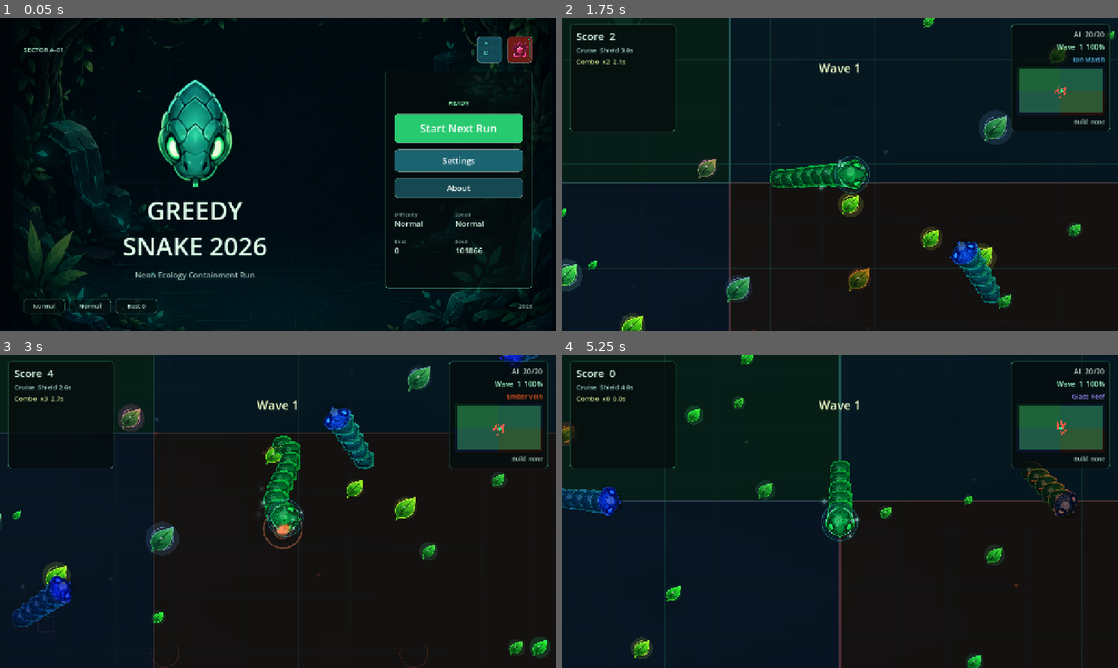
Above: before the commit, frames 1-4 (two rows, left to right).
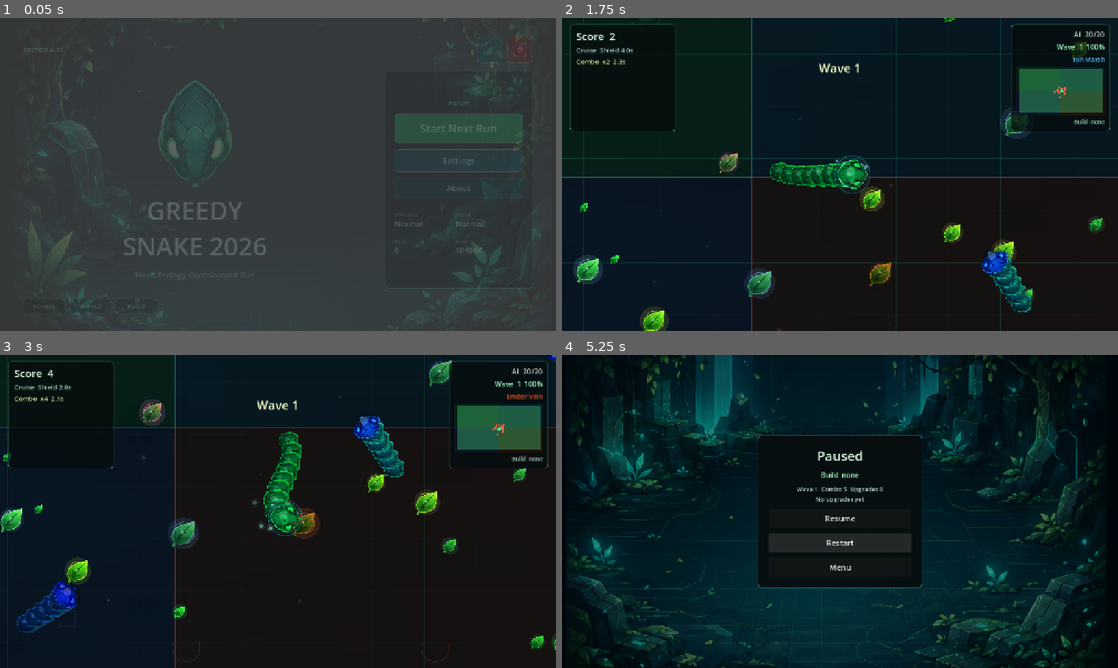
Above: after the commit, the same moments.

Repository: SSC-STUDIO/Greedy-Snake-2026
Game: Godot game, scene res://scenes/Main.tscn
Two runs of this game, one before a commit and one after it. Both use one fixed random seed, a clock stepped at 60 frames per second and the inputs below.
Inputs (mouse positions are in pixels of both pictures, inside the frame that each line leads up to):
- Up to frame 1 (0.05 s): no input
- Up to frame 2 (1.75 s): click "Start Next Run" at 0.5 s; tap Enter at 1.25 s; move the mouse to (962, 158) at 1.27 s; hold Right from 1.28 s (still down); tap 1 at 1.35 s; click (962, 158) at 1.42 s
- Up to frame 3 (3 s): release Right at 2 s; drag from (166, 527) to (250, 574) at 2.02 s; move the mouse to (333, 442) at 2.77 s; hold Right from 2.78 s (still down); tap 3 at 2.85 s
- Up to frame 4 (5.25 s): release Right at 3.5 s; drag from (812, 574) to (673, 464) at 3.52 s; move the mouse to (1006, 558) at 4.27 s; hold Left 4.28-5 s; tap R at 4.35 s; tap Escape at 4.9 s; click "Restart" at 5 s

The runs differ from the first frame. In frame 1, 98% of the frame differs, in the area x 0-100%, y 0-100%; in frame 2, 9.1%; in frame 3, 8.5%; in frame 4, 28%.

Commit message:
feat(ui): add transition animations and polish game details
- Add UiAnimations utility class for reusable animation effects
- SceneRouter: fade-in/fade-out transitions (0.2s/0.25s)
- MainMenu: button press scale animation (0.96x)
- GameOverDialog: fade+scale entry animation
- PauseOverlay: fade+scale entry animation
- UpgradePicker: staggered card entry animation (0.08s delay)
- Hud: score rolling animation and combo pulse highlight

All animations respect SettingsStore.animations_on setting.

Co-Authored-By: Claude Opus 4.6 <noreply@anthropic.com>

Diff:
--- a/scripts/systems/SceneRouter.gd
+++ b/scripts/systems/SceneRouter.gd
@@ -7,6 +7,11 @@
 
 var _root: Node
 var _current_scene: Node
+var _transitioning := false
+
+## 场景切换过渡动画持续时间
+const FADE_OUT_DURATION := 0.2
+const FADE_IN_DURATION := 0.25
 
 func bootstrap(root: Node) -> void:
 	_root = root
@@ -23,6 +28,7 @@
 	_change_to(ABOUT_SCENE)
 
 func start_game() -> void:
+	AudioBus.stop_bgm()
 	_change_to(ARENA_SCENE)
 
 func restart_game() -> void:
@@ -32,15 +38,33 @@
 	get_tree().quit()
 
 func _change_to(scene: PackedScene) -> void:
-	if _root == null:
+	if _root == null or _transitioning:
 		return
+	_transitioning = true
+
+	# 1. 淡出当前场景
 	if _current_scene != null:
+		if SettingsStore.animations_on:
+			var tween := _current_scene.create_tween()
+			tween.tween_property(_current_scene, "modulate:a", 0.0, FADE_OUT_DURATION)
+			await tween.finished
 		_current_scene.queue_free()
 		_current_scene = null
 
+	# 2. 实例化新场景
 	_current_scene = scene.instantiate()
+	if SettingsStore.animations_on:
+		_current_scene.modulate.a = 0.0
 	_root.add_child(_current_scene)
 	_wire_scene(_current_scene)
+
+	# 3. 淡入新场景
+	if SettingsStore.animations_on:
+		var tween := _current_scene.create_tween()
+		tween.tween_property(_current_scene, "modulate:a", 1.0, FADE_IN_DURATION)
+		await tween.finished
+
+	_transitioning = false
 
 func _wire_scene(scene: Node) -> void:
 	if scene.has_signal("start_game_requested"):
--- a/scripts/ui/GameOverDialog.gd
+++ b/scripts/ui/GameOverDialog.gd
@@ -39,6 +39,15 @@
 			record_text = "Best  %d  Gap  %d" % [int(record.get("previous_best", 0)), gap]
 	_record_label.text = "%s  Seed %d" % [record_text, int(summary.get("challenge_seed", RunRecords.daily_seed()))]
 	show()
+
+	# 入场动画：淡入+缩放
+	if SettingsStore.animations_on:
+		modulate.a = 0.0
+		scale = Vector2(0.9, 0.9)
+		var tween := create_tween()
+		tween.set_parallel(true)
+		tween.tween_property(self, "modulate:a", 1.0, 0.35)
+		tween.tween_property(self, "scale", Vector2.ONE, 0.35).set_ease(Tween.EASE_OUT).set_trans(Tween.TRANS_BACK)
 
 func _build() -> void:
 	var background := TextureRect.new()
--- a/scripts/ui/Hud.gd
+++ b/scripts/ui/Hud.gd
@@ -75,6 +75,12 @@
 var _right_panel: PanelContainer
 var _mini_map: MiniMapView
 
+# 动画相关变量
+var _displayed_score := 0
+var _last_combo := 0
+var _score_tween: Tween
+var _combo_tween: Tween
+
 func _ready() -> void:
 	mouse_filter = Control.MOUSE_FILTER_IGNORE
 	_build()
@@ -82,13 +88,26 @@
 func update_snapshot(snapshot: Dictionary) -> void:
 	if _score_label == null:
 		return
-	_set_label_text(_score_label, "Score  %d" % int(snapshot.get("score", 0)))
+
+	# 分数滚动动画
+	var new_score := int(snapshot.get("score", 0))
+	if new_score != _displayed_score:
+		_animate_score(_displayed_score, new_score)
+		_displayed_score = new_score
+
 	_set_label_text(_ai_label, "AI  %d/%d" % [int(snapshot.get("ai_alive", 0)), int(snapshot.get("ai_total", 0))])
 	_set_label_text(_wave_label, "Wave  %d  %.0f%%" % [int(snapshot.get("wave", 1)), float(snapshot.get("pressure", 1.0)) * 100.0])
 	_set_label_text(_terrain_label, String(snapshot.get("terrain_name", "Unknown Sector")))
 	var terrain_color: Color = snapshot.get("terrain_color", Color(0.66, 1.0, 0.8))
 	_terrain_label.add_theme_color_override("font_color", Color(terrain_color.r, terrain_color.g, terrain_color.b, 0.95))
-	_set_label_text(_combo_label, "Combo  x%d  %.1fs" % [int(snapshot.get("combo", 0)), float(snapshot.get("combo_time", 0.0))])
+
+	# 连击高亮动画
+	var combo := int(snapshot.get("combo", 0))
+	if combo > _last_combo and combo > 1:
+		_combo_pulse()
+	_last_combo = combo
+	_set_label_text(_combo_label, "Combo  x%d  %.1fs" % [combo, float(snapshot.get("combo_time", 0.0))])
+
 	var tags: Array = snapshot.get("build_tags", [])
 	_set_label_text(_build_label, "Build  %s" % (", ".join(tags) if not tags.is_empty() else "none"))
 	var event_text := String(snapshot.get("event_text", ""))
@@ -111,6 +130,29 @@
 	_right_panel.visible = SettingsStore.minimap_on
 	if _right_panel.visible:
 		_mini_map.update_map(snapshot)
+
+## 分数滚动动画
+func _animate_score(from: int, to: int) -> void:
+	if not SettingsStore.animations_on:
+		_score_label.text = "Score  %d" % to
+		return
+	if _score_tween and _score_tween.is_valid():
+		_score_tween.kill()
+	_score_tween = create_tween()
+	_score_tween.tween_method(_set_score_text, from, to, 0.4)
+
+func _set_score_text(value: int) -> void:
+	_score_label.text = "Score  %d" % value
+
+## 连击脉冲动画
+func _combo_pulse() -> void:
+	if not SettingsStore.animations_on:
+		return
+	if _combo_tween and _combo_tween.is_valid():
+		_combo_tween.kill()
+	_combo_tween = _combo_label.create_tween()
+	_combo_tween.tween_property(_combo_label, "scale", Vector2(1.2, 1.2), 0.1)
+	_combo_tween.tween_property(_combo_label, "scale", Vector2.ONE, 0.15)
 
 func _build() -> void:
 	var top := MarginContainer.new()
--- a/scripts/ui/MainMenu.gd
+++ b/scripts/ui/MainMenu.gd
@@ -219,6 +219,18 @@
 	button.add_theme_stylebox_override("hover", _button_style(color, Color(0.9, 1.0, 0.96, 0.44)))
 	button.add_theme_stylebox_override("pressed", _button_style(color.darkened(0.18), Color(0.9, 1.0, 0.96, 0.62)))
 	button.add_theme_stylebox_override("focus", _button_style(color, Color(0.9, 1.0, 0.96, 0.72)))
+
+	# 添加按下动画
+	button.button_down.connect(func() -> void:
+		if SettingsStore.animations_on:
+			var tween := button.create_tween()
+			tween.tween_property(button, "scale", Vector2(0.96, 0.96), 0.08)
+	)
+	button.button_up.connect(func() -> void:
+		if SettingsStore.animations_on:
+			var tween := button.create_tween()
+			tween.tween_property(button, "scale", Vector2.ONE, 0.12)
+	)
 	return button
 
 func _make_icon_button(label: String, texture: Texture2D, color: Color, callback: Callable) -> Button:
--- a/scripts/ui/PauseOverlay.gd
+++ b/scripts/ui/PauseOverlay.gd
@@ -24,6 +24,18 @@
 		upgrades.size(),
 		", ".join(upgrades.slice(maxi(0, upgrades.size() - 4), upgrades.size())) if not upgrades.is_empty() else "No upgrades yet",
 	]
+
+	# 入场动画：淡入+缩放
+	if SettingsStore.animations_on and not visible:
+		modulate.a = 0.0
+		scale = Vector2(0.92, 0.92)
+		show()
+		var tween := create_tween()
+		tween.set_parallel(true)
+		tween.tween_property(self, "modulate:a", 1.0, 0.3)
+		tween.tween_property(self, "scale", Vector2.ONE, 0.3).set_ease(Tween.EASE_OUT).set_trans(Tween.TRANS_BACK)
+	else:
+		show()
 
 func _build() -> void:
 	var background := TextureRect.new()
--- /dev/null
+++ b/scripts/ui/UiAnimations.gd
@@ -0,0 +1,98 @@
+extends Node
+class_name UiAnimations
+
+## UI 动画工具类 - 提供可复用的动画效果
+
+## 按钮按下动画（缩放效果）
+static func button_press_animation(button: Button) -> void:
+	if not SettingsStore.animations_on:
+		return
+	var tween := button.create_tween()
+	tween.set_parallel(true)
+	tween.tween_property(button, "scale", Vector2(0.96, 0.96), 0.08)
+	tween.tween_property(button, "scale", Vector2.ONE, 0.12).set_delay(0.08)
+
+## 淡入效果
+static func fade_in(control: Control, duration := 0.25) -> void:
+	if not SettingsStore.animations_on:
+		control.modulate.a = 1.0
+		control.show()
+		return
+	control.modulate.a = 0.0
+	control.show()
+	var tween := control.create_tween()
+	tween.tween_property(control, "modulate:a", 1.0, duration)
+
+## 淡出效果
+static func fade_out(control: Control, duration := 0.2) -> void:
+	if not SettingsStore.animations_on:
+		control.hide()
+		return
+	var tween := control.create_tween()
+	tween.tween_property(control, "modulate:a", 0.0, duration)
+	tween.tween_callback(control.hide)
+
+## 缩放弹入效果
+static func scale_in(control: Control, from := 0.85, duration := 0.3) -> void:
+	if not SettingsStore.animations_on:
+		control.scale = Vector2.ONE
+		control.show()
+		return
+	control.scale = Vector2(from, from)
+	control.show()
+	var tween := control.create_tween()
+	tween.set_parallel(true)
+	tween.tween_property(control, "modulate:a", 1.0, duration)
+	tween.tween_property(control, "scale", Vector2.ONE, duration).set_ease(Tween.EASE_OUT).set_trans(Tween.TRANS_BACK)
+
+## 淡入+缩放组合效果
+static func fade_scale_in(control: Control, duration := 0.35) -> void:
+	if not SettingsStore.animations_on:
+		control.modulate.a = 1.0
+		control.scale = Vector2.ONE
+		control.show()
+		return
+	control.modulate.a = 0.0
+	control.scale = Vector2(0.9, 0.9)
+	control.show()
+	var tween := control.create_tween()
+	tween.set_parallel(true)
+	tween.tween_property(control, "modulate:a", 1.0, duration)
+	tween.tween_property(control, "scale", Vector2.ONE, duration).set_ease(Tween.EASE_OUT).set_trans(Tween.TRANS_BACK)
+
+## 数字滚动动画
+static func number_rolling(label: Label, from: int, to: int, duration := 0.4) -> void:
+	if not SettingsStore.animations_on or from == to:
+		label.text = str(to)
+		return
+	var tween := label.create_tween()
+	tween.tween_method(func(value: int) -> void: label.text = str(value), from, to, duration)
+
+## 卡片依次入场动画
+static func cards_staggered_entry(cards: Array, delay := 0.08) -> void:
+	if not SettingsStore.animations_on:
+		for card in cards:
+			if is_instance_valid(card) and card is Control:
+				card.modulate.a = 1.0
+				card.scale = Vector2.ONE
+				card.show()
+		return
+	for i in range(cards.size()):
+		var card = cards[i]
+		if not is_instance_valid(card) or not card is Control:
+			continue
+		card.modulate.a = 0.0
+		card.scale = Vector2(0.85, 0.85)
+		card.show()
+		var tween := card.create_tween()
+		tween.set_parallel(true)
+		tween.tween_property(card, "modulate:a", 1.0, 0.3).set_delay(i * delay)
+		tween.tween_property(card, "scale", Vector2.ONE, 0.3).set_delay(i * delay).set_ease(Tween.EASE_OUT).set_trans(Tween.TRANS_BACK)
+
+## 脉冲放大效果（用于连击高亮等）
+static func pulse_scale(control: Control, scale_to := 1.2, duration := 0.25) -> void:
+	if not SettingsStore.animations_on:
+		return
+	var tween := control.create_tween()
+	tween.tween_property(control, "scale", Vector2(scale_to, scale_to), duration * 0.4)
+	tween.tween_property(control, "scale", Vector2.ONE, duration * 0.6)
--- a/scripts/ui/UpgradePicker.gd
+++ b/scripts/ui/UpgradePicker.gd
@@ -39,6 +39,19 @@
 		button.add_theme_stylebox_override("normal", _card_style(color.darkened(0.5), color, 0.28))
 		button.add_theme_stylebox_override("hover", _card_style(color.darkened(0.38), color, 0.56))
 		button.add_theme_stylebox_override("pressed", _card_style(color.darkened(0.6), color, 0.72))
+
+		# 卡片入场动画
+		if SettingsStore.animations_on:
+			button.modulate.a = 0.0
+			button.scale = Vector2(0.85, 0.85)
+			var tween := button.create_tween()
+			tween.set_parallel(true)
+			tween.tween_property(button, "modulate:a", 1.0, 0.3).set_delay(i * 0.08)
+			tween.tween_property(button, "scale", Vector2.ONE, 0.3).set_delay(i * 0.08).set_ease(Tween.EASE_OUT).set_trans(Tween.TRANS_BACK)
+		else:
+			button.modulate.a = 1.0
+			button.scale = Vector2.ONE
+
 	show()
 	grab_focus()
 
